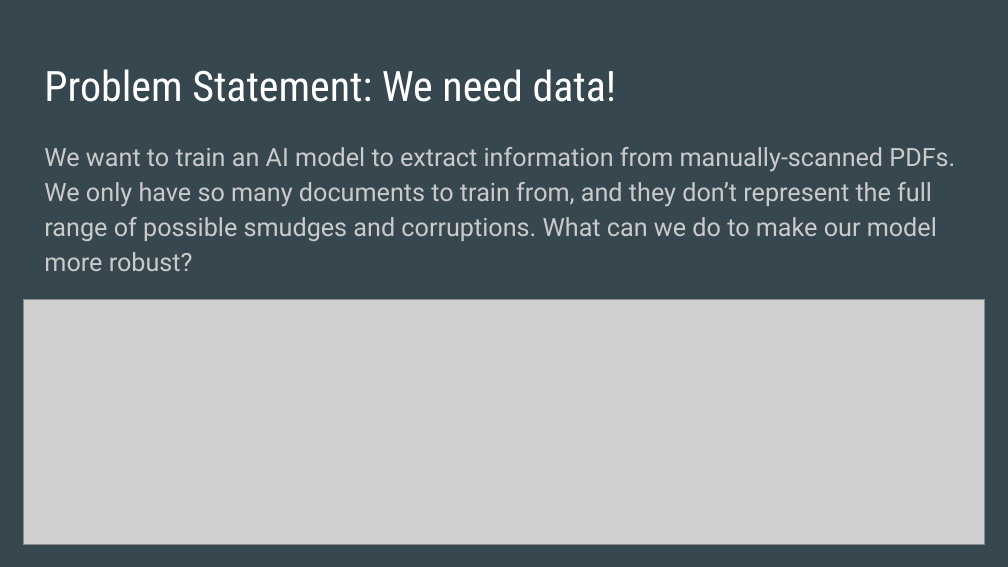
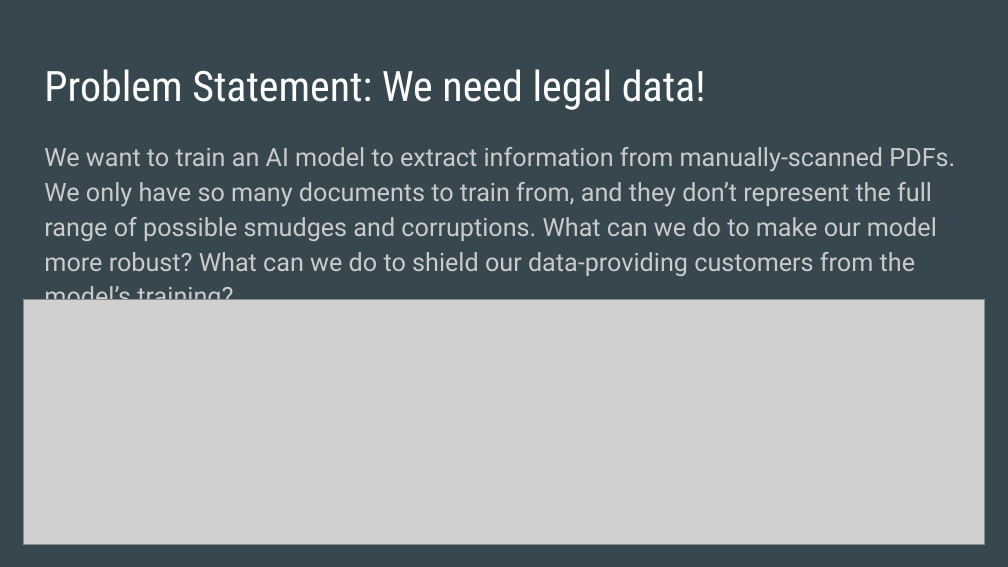
Before and after one commit to MSBA-Team15/ai-finalpresentation, a slide deck: slide 2 of AI Final Presentation Synthetic Data.pptx. Drawn at 1008x567 pixels with LibreOffice and Linux fonts; fonts in the diff are those of the drawing; grey boxes stand for pictures. Boxes give left, top, right and bottom in pixels: in the first picture for what was removed or moved away, otherwise in the second. Text is boxed around its words. In the diff, an @@ line names an element or a change of style, - is before the commit and + after.

```diff
--- a/AI Final Presentation Synthetic Data.pptx
+++ b/AI Final Presentation Synthetic Data.pptx
@@ title at (44,69,706,110): text changed @@
-Problem Statement: We need data!
+Problem Statement: We need legal data!
@@ text at (44,147,955,311): text changed @@
-We want to train an AI model to extract information from manually-scanned PDFs. We only have so many documents to train from, and they don’t represent the full range of possible smudges and corruptions. What can we do to make our model more robust?
+We want to train an AI model to extract information from manually-scanned PDFs. We only have so many documents to train from, and they don’t represent the full range of possible smudges and corruptions. What can we do to make our model more robust? What can we do to shield our data-providing customers from the model’s training?
```
Also in this commit, not shown: 3 other slides changed.
